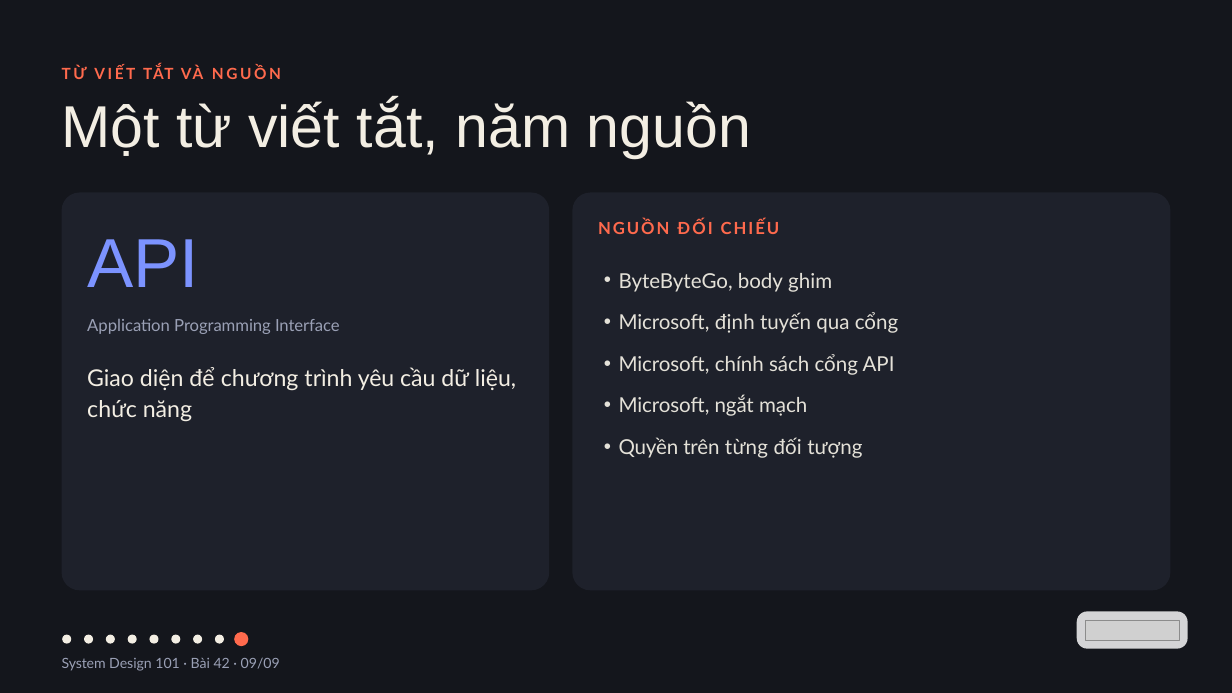
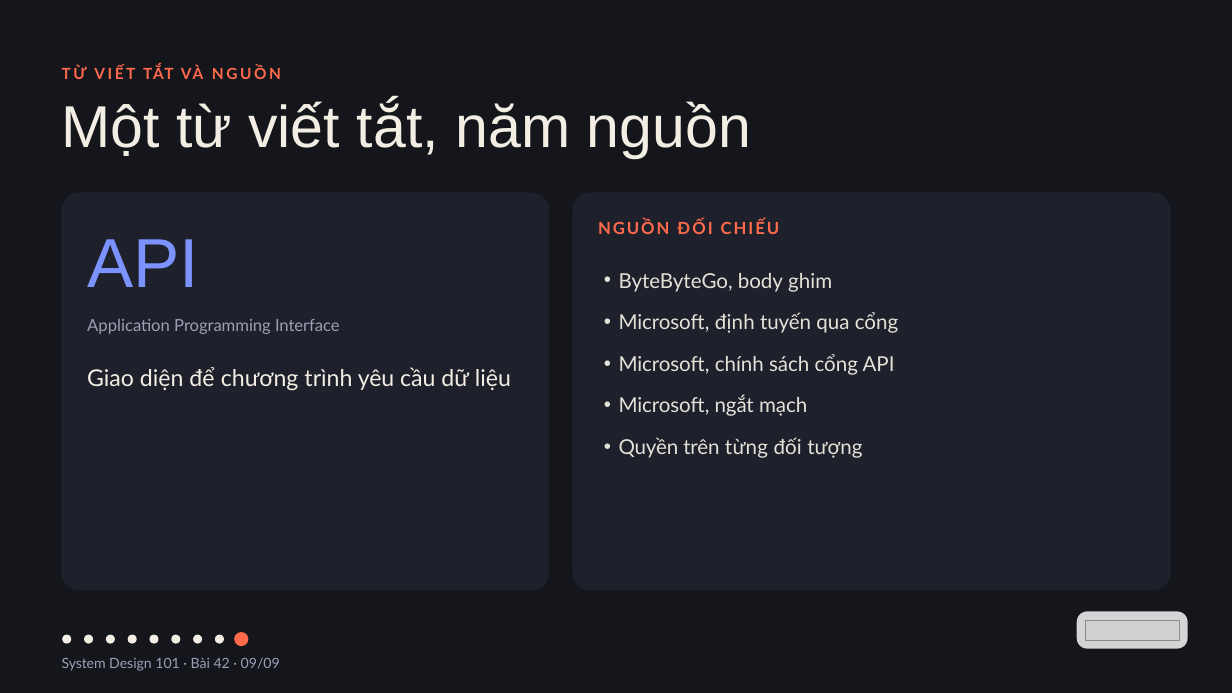
Before and after one commit to vohoailinh90/tool-marketing-studio, a slide deck: slide 9 of system-design-101/vi/lessons/sd-01-042/slides/sd-01-042.pptx. Drawn at 1232x693 pixels with LibreOffice and Linux fonts; fonts in the diff are those of the drawing; grey boxes stand for pictures. Boxes give left, top, right and bottom in pixels: in the first picture for what was removed or moved away, otherwise in the second. Text is boxed around its words. In the diff, an @@ line names an element or a change of style, - is before the commit and + after.

```diff
--- a/system-design-101/vi/lessons/sd-01-042/slides/sd-01-042.pptx
+++ b/system-design-101/vi/lessons/sd-01-042/slides/sd-01-042.pptx
@@ text at (87, 367, 511, 390): text changed @@
-Giao diện để chương trình yêu cầu dữ liệu, chức năng
+Giao diện để chương trình yêu cầu dữ liệu
```
Also in this commit, not shown: 3 other slides changed.
